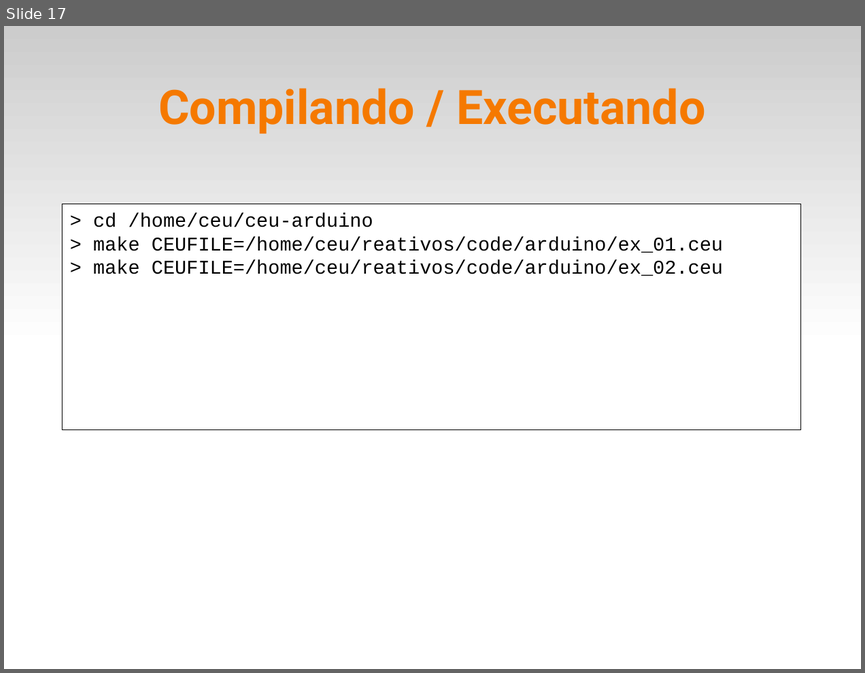
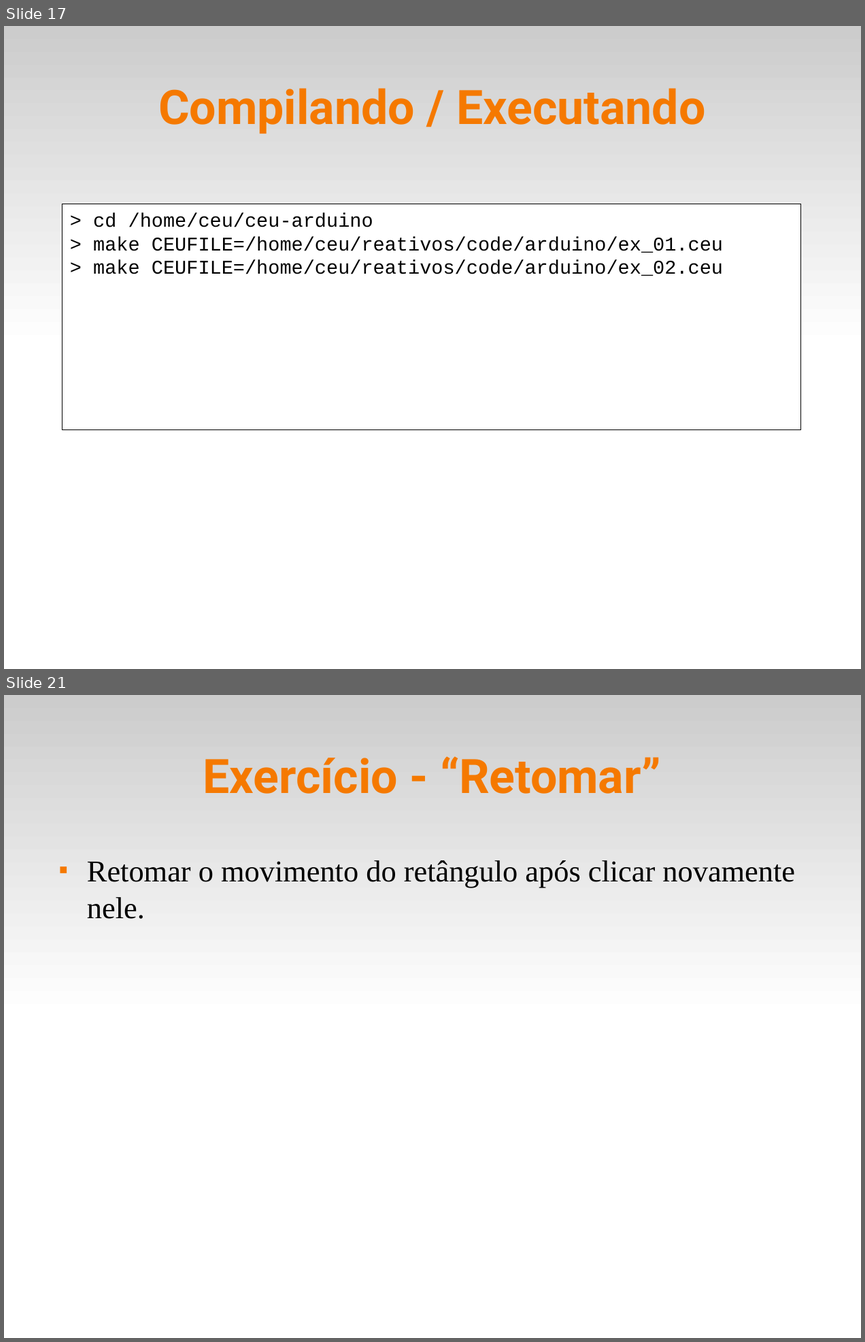
Before and after one commit to fsantanna-uerj/reativos, a slide deck: slides/05_ceu.odp. Shown one above the other, each under a label of ours: slide 17 before the commit, slides 17 and 21 after it; the slides between them are not shown. The pictures are 865x673 and 865x1342 pixels, drawn with LibreOffice and Linux fonts; fonts in the diff are those of the drawing. Boxes give left, top, right and bottom in pixels: in the first picture for what was removed or moved away, otherwise in the second. Text is boxed around its words. In the diff, an @@ line names an element or a change of style, - is before the commit and + after.

```diff
--- a/slides/05_ceu.odp
+++ b/slides/05_ceu.odp
@@ slide 21 added at [4,695,861,1338], background #FFFFFF; not listed: 1 template element that a slide beside it also shows @@
@@ title added at [203,756,661,794], 44 pt, text #F57900, bold @@
+Exercício - “Retomar”
@@ text added at [87,860,795,919], 28 pt, text #000000 @@
+■ Retomar o movimento do retângulo após clicar novamente nele.
```
Also in this commit, not shown: 7 slides changed, 6 other files.
